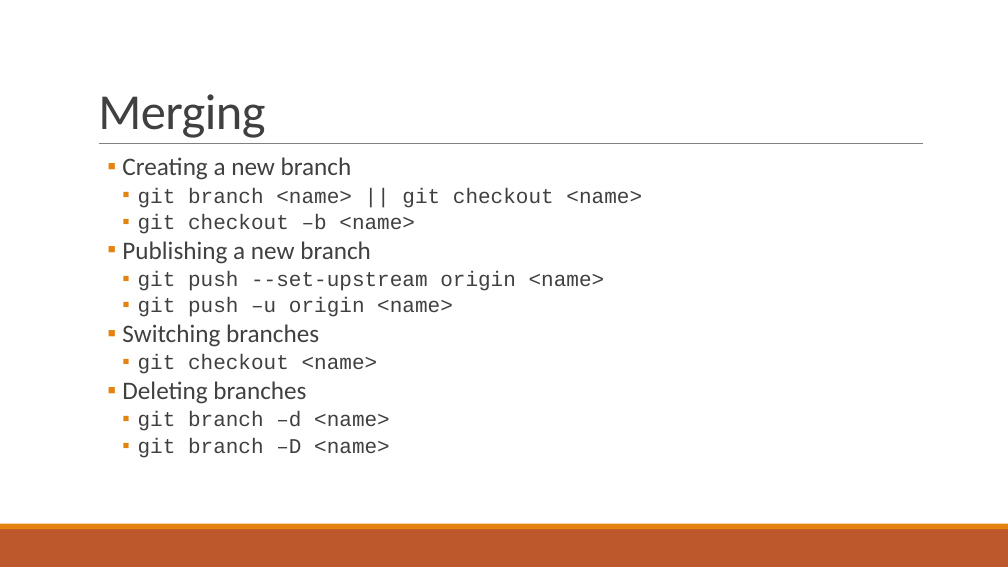
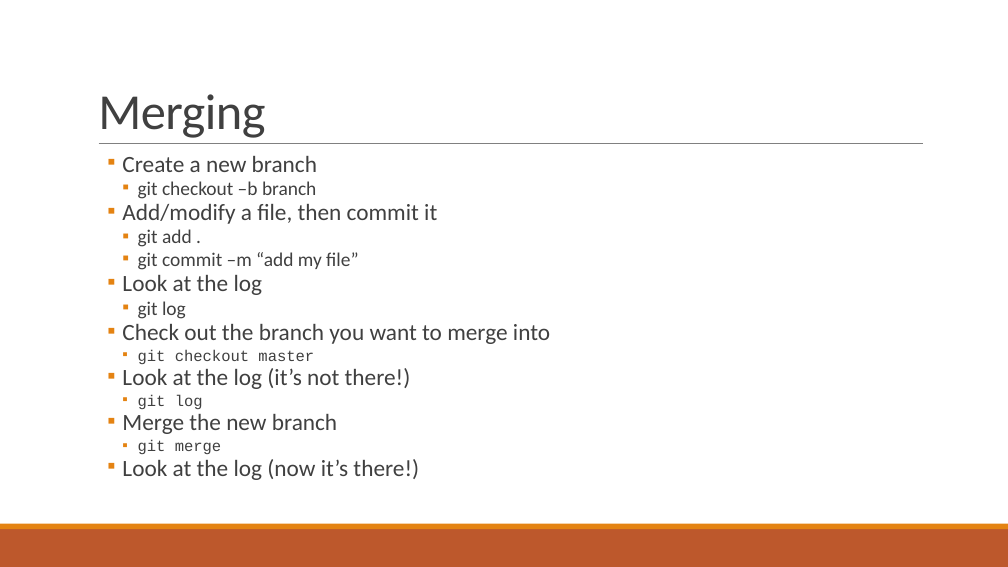
Before and after one commit to qccoders/presentations, a slide deck: slide 23 of QC Coders - Git Good!.pptx (slide 21 before the commit). Drawn at 1008x567 pixels with LibreOffice and Linux fonts; fonts in the diff are those of the drawing. Boxes give left, top, right and bottom in pixels: in the first picture for what was removed or moved away, otherwise in the second. Text is boxed around its words. In the diff, an @@ line names an element or a change of style, - is before the commit and + after.

Commit message:
finish git good

```diff
--- a/QC Coders - Git Good!.pptx
+++ b/QC Coders - Git Good!.pptx
@@ text at (122,156,550,480): text changed; size 20 to 22.2 pt; font Courier New to Calibri @@
-  ▪ Creating a new branch
-    ▪ git branch <name> || git checkout <name>
-    ▪ git checkout –b <name>
-  ▪ Publishing a new branch
-    ▪ git push --set-upstream origin <name>
-    ▪ git push –u origin <name>
-  ▪ Switching branches
-    ▪ git checkout <name>
-  ▪ Deleting branches
-    ▪ git branch –d <name>
-    ▪ git branch –D <name>
+  ▪ Create a new branch
+    ▪ git checkout –b branch
+  ▪ Add/modify a file, then commit it
+    ▪ git add .
+    ▪ git commit –m “add my file”
+  ▪ Look at the log
+    ▪ git log
+  ▪ Check out the branch you want to merge into
+    ▪ git checkout master
+  ▪ Look at the log (it’s not there!)
+    ▪ git log
+  ▪ Merge the new branch
+    ▪ git merge
+  ▪ Look at the log (now it’s there!)
```
Also in this commit, not shown: 8 slides added.
